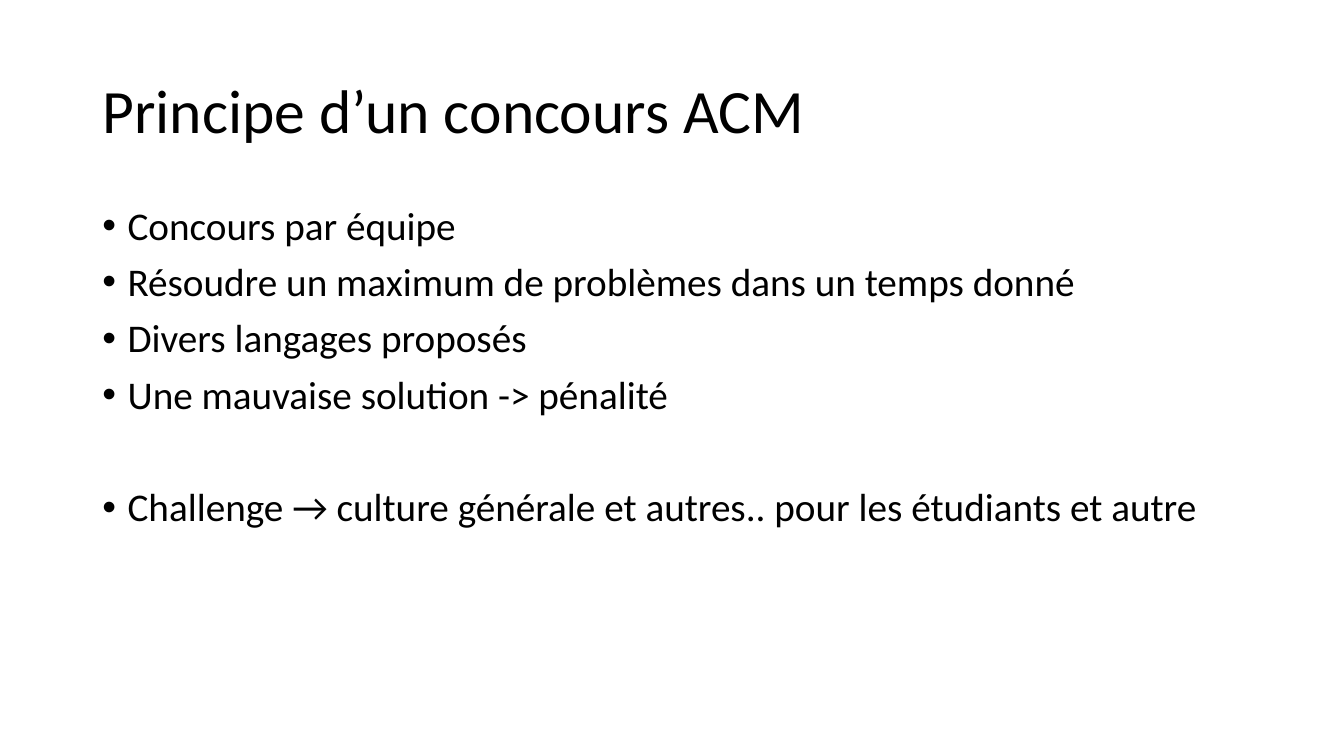
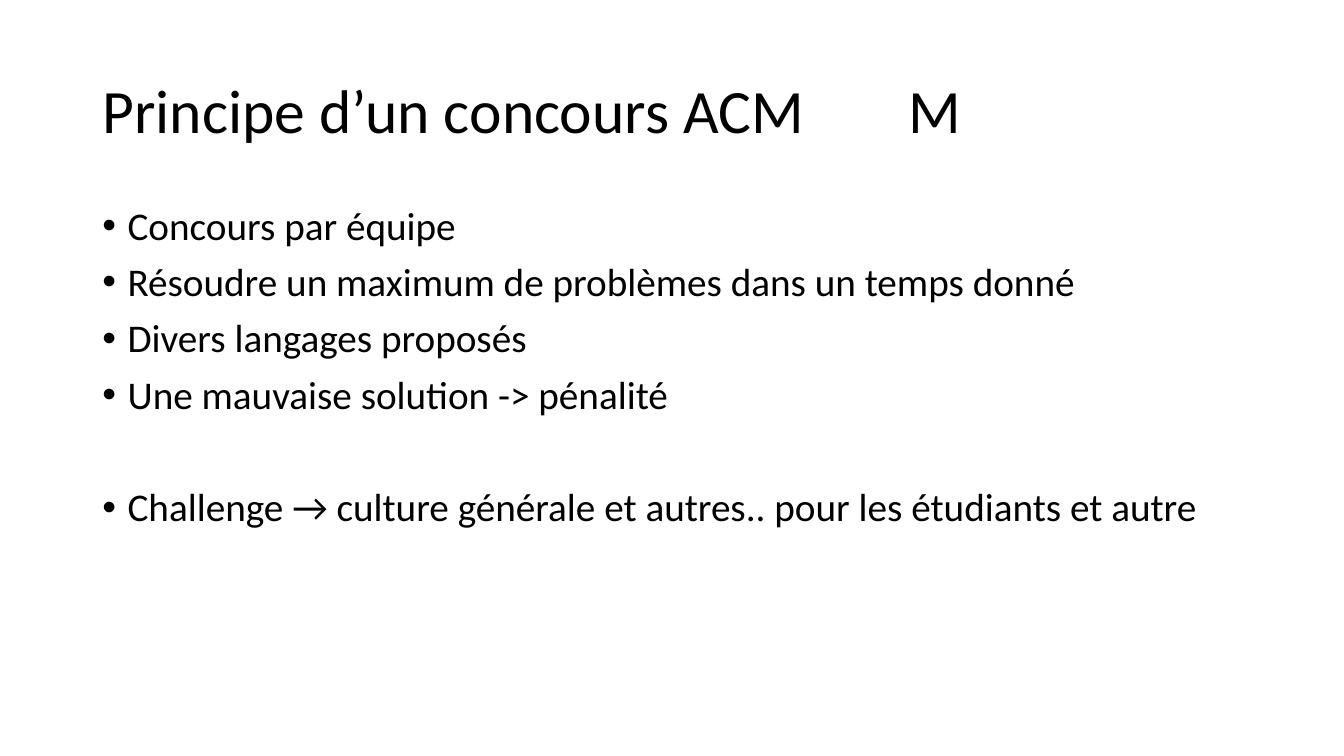
Before and after one commit to GRnice/ConcoursJuin, a slide deck: slide 4 of rapport/presentation.pptx. Drawn at 1344x756 pixels with LibreOffice and Linux fonts; fonts in the diff are those of the drawing. Boxes give left, top, right and bottom in pixels: in the first picture for what was removed or moved away, otherwise in the second. Text is boxed around its words. In the diff, an @@ line names an element or a change of style, - is before the commit and + after.

```diff
--- a/rapport/presentation.pptx
+++ b/rapport/presentation.pptx
@@ title at (x1=102, y1=90, x2=962, y2=143): text changed @@
-Principe d’un concours ACM
+Principe d’un concours ACM M
```
Also in this commit, not shown: 12 other slides changed.
